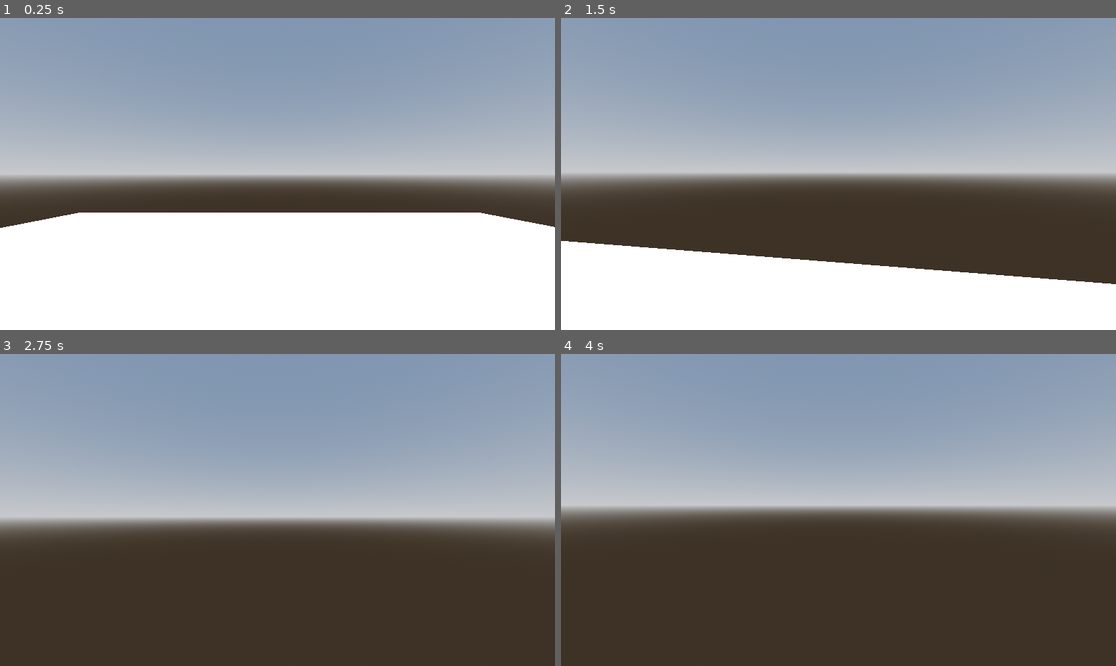
Above: before the commit, frames 1-4 (two rows, left to right).
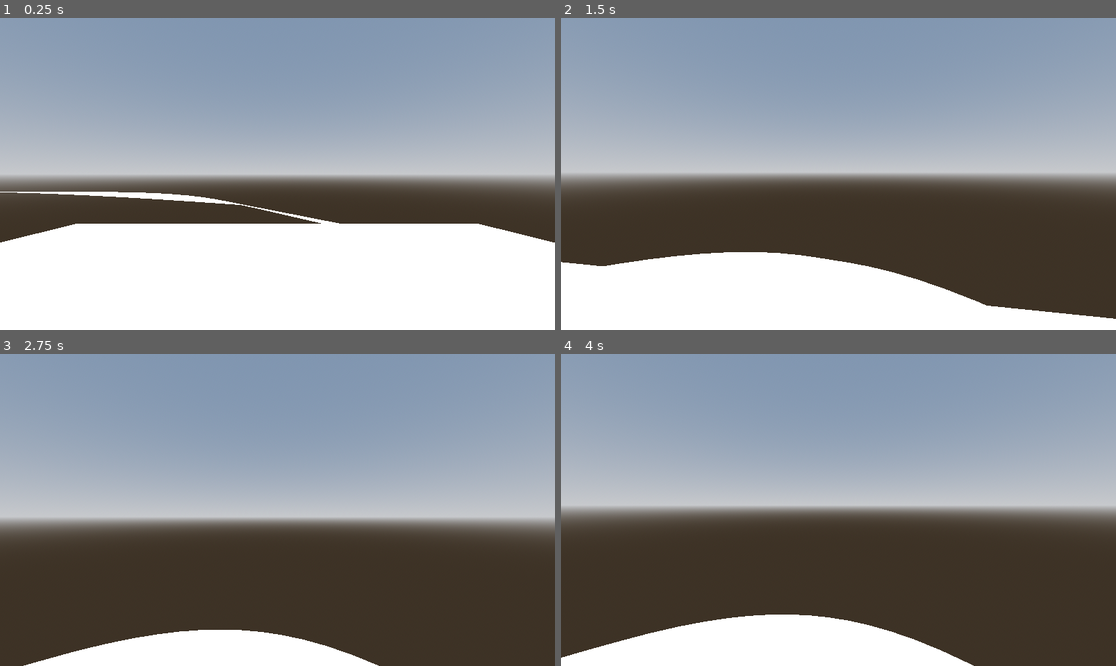
Above: after the commit, the same moments.

Repository: MrDragonMister/Raid_And_Rescue
Game: Godot game, scene res://node.tscn
Same seed, same stepped clock (60 frames per second), same inputs: the game is played once before the commit and once after it.
Inputs (mouse positions are in pixels of both pictures, inside the frame that each line leads up to):
- Up to frame 1 (0.25 s): no input
- Up to frame 2 (1.5 s): tap Enter (ui_accept) at 0.5, 0.77 s; move the mouse to (866, 174) at 0.52 s; hold Up (ui_up) from 0.53 s (still down); move the mouse to (810, 174) at 1.27 s
- Up to frame 3 (2.75 s): keep holding Up (ui_up); tap Enter (ui_accept) at 1.52, 2 s; move the mouse to (288, 503) at 2.02 s
- Up to frame 4 (4 s): keep holding Up (ui_up); tap Enter (ui_accept) at 2.75, 3.02, 3.5, 3.77 s; move the mouse to (832, 516) at 2.77 s; move the mouse to (877, 513) at 3.52 s

The runs differ from the first frame. In frame 1, 4.2% of the frame differs, in the area x 0-100%, y 55-72%; in frame 2, 4.9%; in frame 3, 4.8%; in frame 4, 8.3%, in the area x 0-75%, y 83-100%.

Commit message:
added head bobbing
camera kijkt in het hoofd en ik weet niet hoe ik dat moet fiksen

Diff:
--- a/Player.gd
+++ b/Player.gd
@@ -4,6 +4,11 @@
 const SPEED = 5.0
 const JUMP_VELOCITY = 4.5
 const SENSITIVITY = 0.003
+
+#bob variables
+const BOB_FREQ = 2.0
+const BOB_AMP = 0.08
+var t_bob = 0.0
 
 @onready var head: Node3D = $Head
 @onready var camera: Camera3D = $Head/Camera3D
@@ -40,4 +45,15 @@
 		velocity.x = move_toward(velocity.x, 0, SPEED)
 		velocity.z = move_toward(velocity.z, 0, SPEED)
 
+	# Head bob
+	t_bob += delta * velocity.length() * float(is_on_floor())
+	camera.transform.origin = _headbob(t_bob)
+
 	move_and_slide()
+
+
+func _headbob(time) -> Vector3:
+	var pos = Vector3.ZERO
+	pos.y = sin(time * BOB_FREQ) * BOB_AMP
+	pos.x = cos(time * BOB_FREQ / 2) * BOB_AMP
+	return pos
--- a/node.tscn
+++ b/node.tscn
@@ -34,16 +34,19 @@
 size = Vector3(16, 0.001, 16)
 
 [node name="Player" type="CharacterBody3D" parent="."]
+collision_layer = 2
+platform_floor_layers = 4294901761
 script = ExtResource("1_wcbn5")
 
 [node name="MeshInstance3D" type="MeshInstance3D" parent="Player"]
 mesh = SubResource("CapsuleMesh_0jytv")
 
 [node name="CollisionShape3D" type="CollisionShape3D" parent="Player"]
+visible = false
 shape = SubResource("ConvexPolygonShape3D_2dug5")
 
 [node name="Head" type="Node3D" parent="Player"]
-transform = Transform3D(1, 0, 0, 0, 1, 0, 0, 0, 1, 0, 1, 0)
+transform = Transform3D(1, -0.000105745, -0.000212826, 0.000105693, 1, -0.000279043, 0.000212853, 0.000279023, 1, 0, 1, 0)
 
 [node name="Camera3D" type="Camera3D" parent="Player/Head"]
-transform = Transform3D(1, 0, 0, 0, 1, 0, 0, 0, 1, 0, -0.433718, 0)
+cull_mask = 1048573
